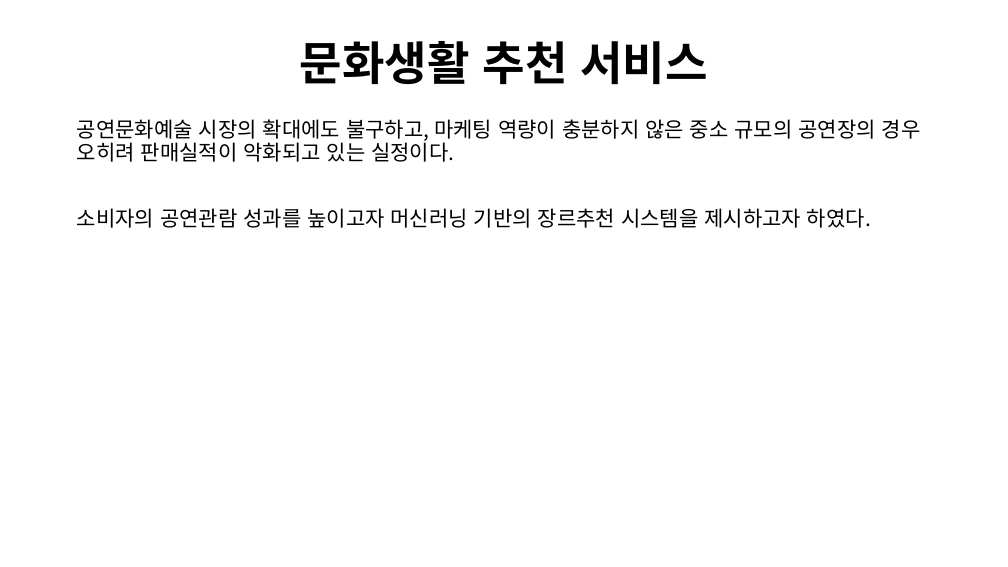
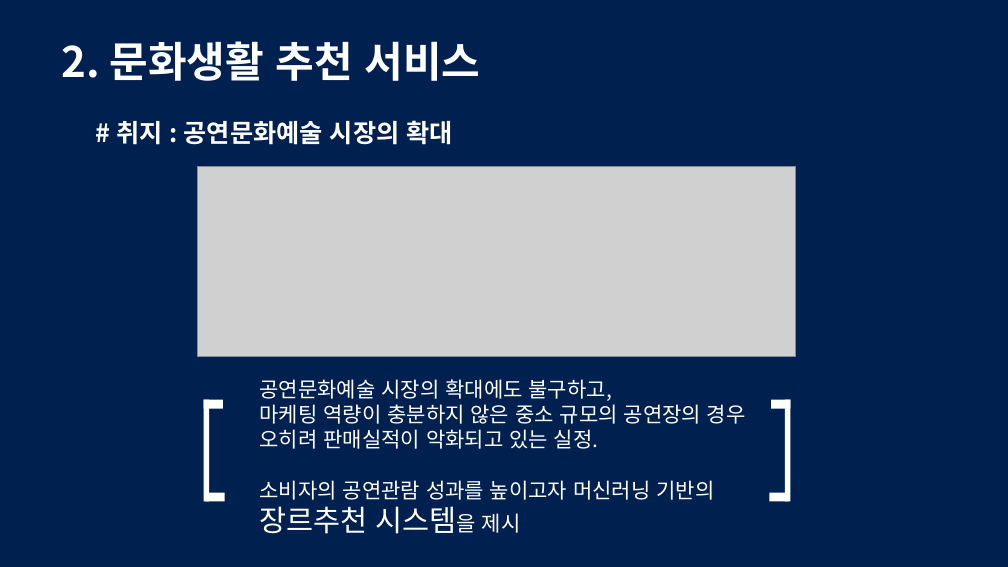
Before and after one commit to drhee0919/Rhee, a slide deck: slide 8 of 주제 발표.pptx (slide 6 before the commit). Drawn at 1008x567 pixels with LibreOffice and Linux fonts; fonts in the diff are those of the drawing; grey boxes stand for pictures. Boxes give left, top, right and bottom in pixels: in the first picture for what was removed or moved away, otherwise in the second. Text is boxed around its words. In the diff, an @@ line names an element or a change of style, - is before the commit and + after.

```diff
--- a/주제 발표.pptx
+++ b/주제 발표.pptx
@@ rectangle added at <box>0,0,1008,567</box>, fill #00204F @@
@@ text "2. 문화생활 추천 서비스" at <box>62,41,481,81</box>: vertical alignment middle to top @@
@@ text at <box>62,41,481,81</box>: text changed; size 44 to 40 pt; text colour #000000 to #FFFFFF @@
-문화생활 추천 서비스
+2. 문화생활 추천 서비스
@@ text added at <box>116,120,453,145</box>, 24 pt, text #FFFFFF, bold @@
+# 취지 : 공연문화예술 시장의 확대
@@ picture added at <box>198,166,796,356</box> @@
@@ text at <box>259,379,746,534</box>: text changed; text colour #000000 to #FFFFFF @@
-공연문화예술 시장의 확대에도 불구하고, 마케팅 역량이 충분하지 않은 중소 규모의 공연장의 경우 오히려 판매실적이 악화되고 있는 실정이다.
-소비자의 공연관람 성과를 높이고자 머신러닝 기반의 장르추천 시스템을 제시하고자 하였다.
+공연문화예술 시장의 확대에도 불구하고,
+마케팅 역량이 충분하지 않은 중소 규모의 공연장의 경우
+오히려 판매실적이 악화되고 있는 실정.
+소비자의 공연관람 성과를 높이고자 머신러닝 기반의
+장르추천 시스템을 제시
@@ rectangle added at <box>203,400,222,409</box>, fill #FFFFFF @@
@@ rectangle added at <box>203,400,209,501</box>, fill #FFFFFF @@
@@ rectangle added at <box>771,400,790,409</box>, fill #FFFFFF @@
@@ rectangle added at <box>785,400,790,501</box>, fill #FFFFFF @@
@@ rectangle added at <box>206,493,225,502</box>, fill #FFFFFF @@
@@ rectangle added at <box>770,493,789,502</box>, fill #FFFFFF @@
```
Also in this commit, not shown: 2 other slides changed, 7 slides added, 1 slide removed.
